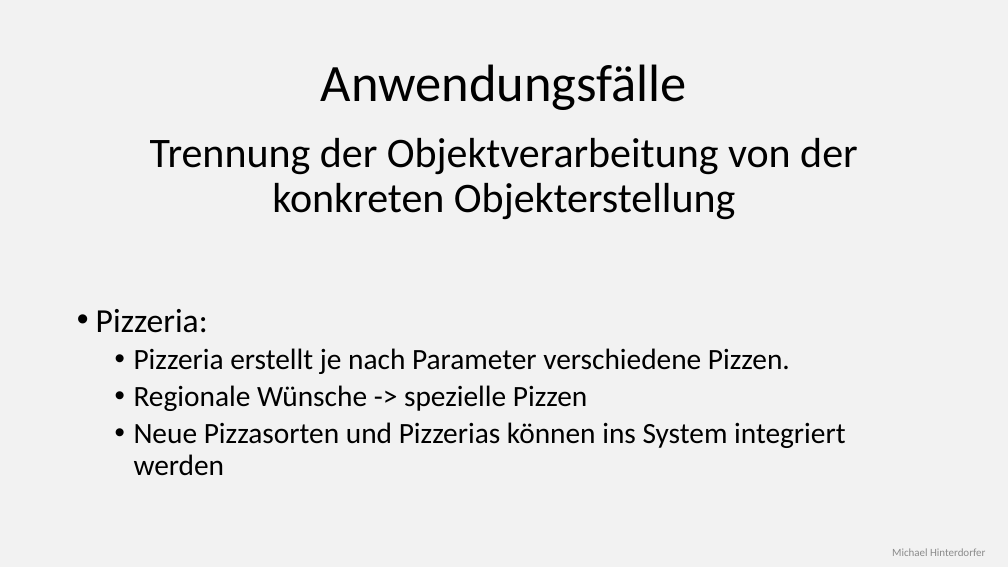
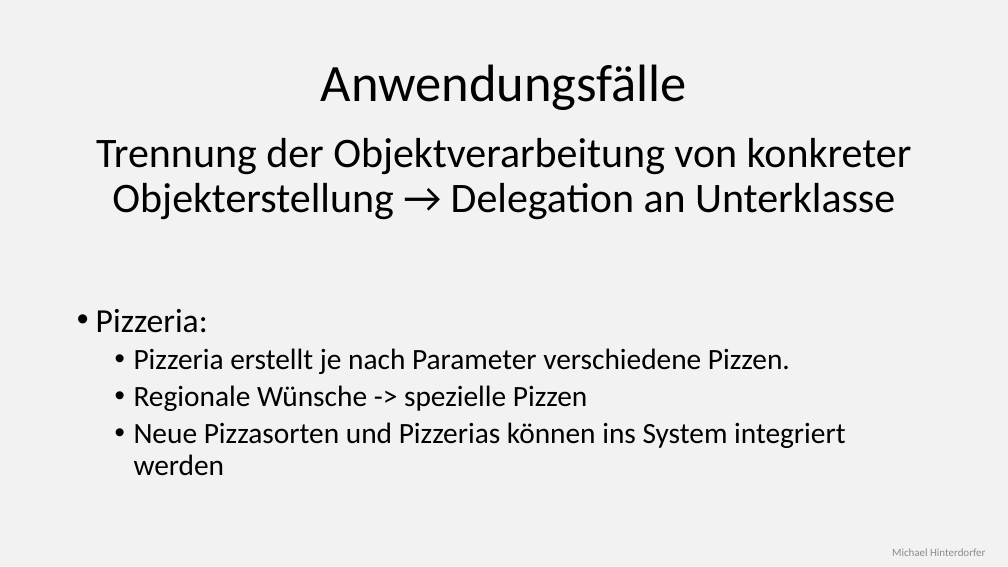
Before and after one commit to mhinterdorfer/FactoryMethod, a slide deck: slide 40 of Presentation/Präsentation.pptx. Drawn at 1008x567 pixels with LibreOffice and Linux fonts; fonts in the diff are those of the drawing. Boxes give left, top, right and bottom in pixels: in the first picture for what was removed or moved away, otherwise in the second. Text is boxed around its words. In the diff, an @@ line names an element or a change of style, - is before the commit and + after.

```diff
--- a/Presentation/Präsentation.pptx
+++ b/Presentation/Präsentation.pptx
@@ text at [96,138,912,220]: text changed @@
-Trennung der Objektverarbeitung von der konkreten Objekterstellung
+Trennung der Objektverarbeitung von konkreter Objekterstellung → Delegation an Unterklasse
```
Also in this commit, not shown: 10 other slides changed, 2 slides added.
